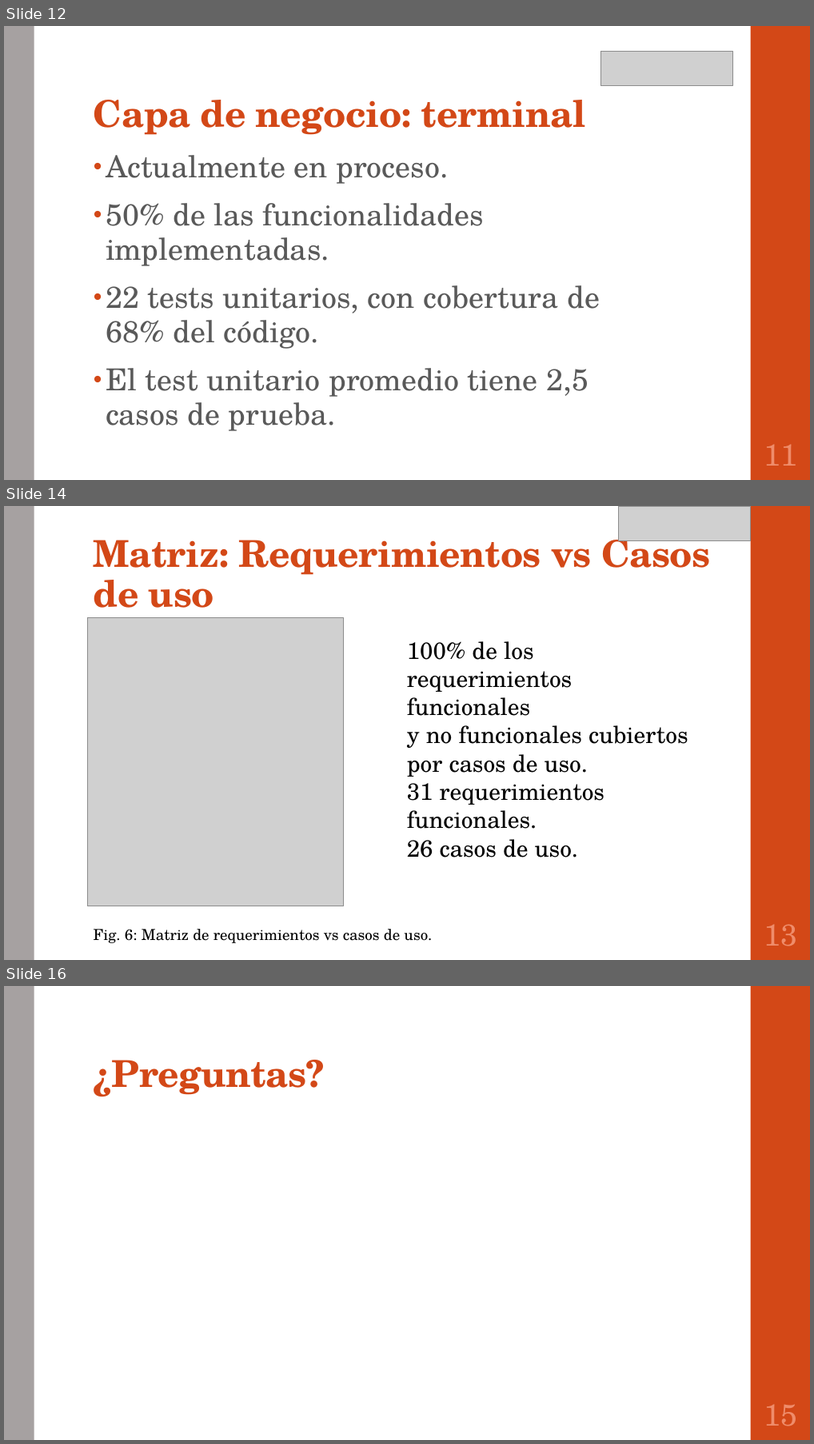
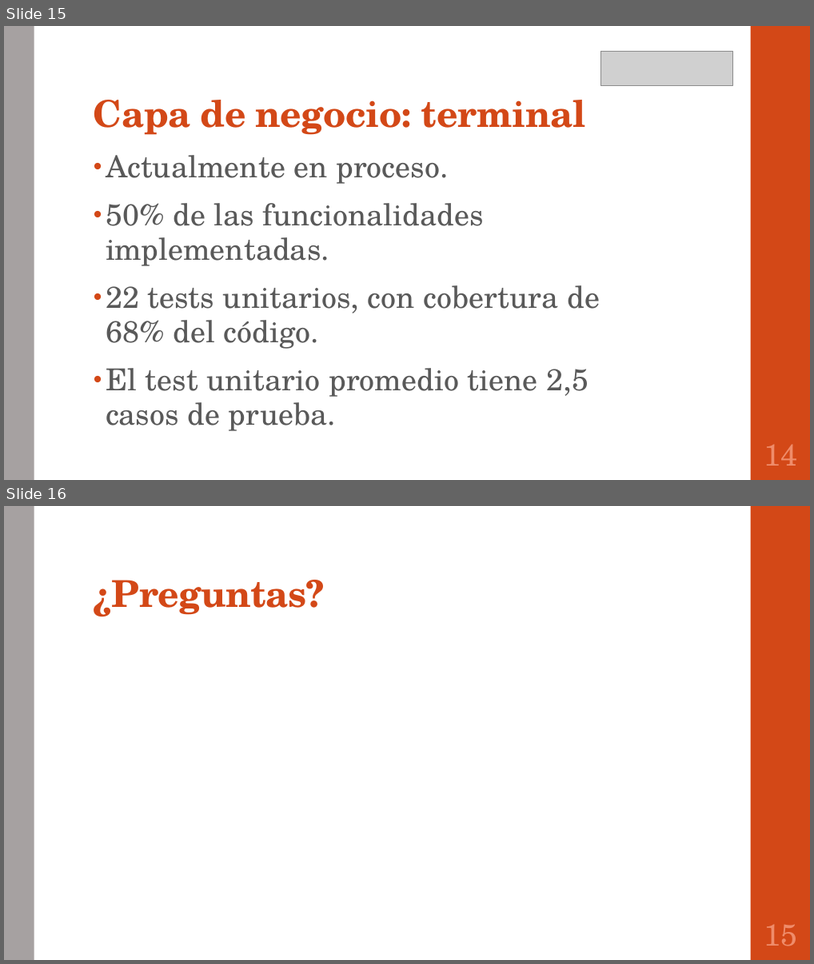
Before and after one commit to portafolio2016/hipocrates, a slide deck: presentación lunes 24 octubre 2016.pptx. Shown one above the other, each under a label of ours: slides 12, 14 and 16 before the commit, slides 15 and 16 after it; the slides between them are not shown. The pictures are 814x1444 and 814x964 pixels, drawn with LibreOffice and Linux fonts; fonts in the diff are those of the drawing; grey boxes stand for pictures. Boxes give left, top, right and bottom in pixels: in the first picture for what was removed or moved away, otherwise in the second. Text is boxed around its words. In the diff, an @@ line names an element or a change of style, - is before the commit and + after.

```diff
--- a/presentación lunes 24 octubre 2016.pptx
+++ b/presentación lunes 24 octubre 2016.pptx
@@ slide 14 removed at [4, 506, 810, 960], background #FFFFFF; not listed: 2 template elements that a slide beside it also shows @@
@@ title removed at [94, 529, 711, 619] @@
-Matriz: Requerimientos vs Casos de uso
@@ picture removed at [618, 506, 751, 540] @@
@@ picture removed at [87, 618, 343, 906] @@
@@ text removed at [407, 641, 689, 857] @@
-100% de los requerimientos funcionales
-y no funcionales cubiertos por casos de uso.
-31 requerimientos funcionales.
-26 casos de uso.
@@ text removed at [94, 928, 432, 943] @@
-Fig. 6: Matriz de requerimientos vs casos de uso.
@@ page number removed at [764, 924, 798, 946] @@
-13
@@ what was slide 12 is now slide 15 @@
@@ page number at [764, 444, 798, 465]: text changed @@
-11
+14
```
Also in this commit, not shown: 2 slides changed, 4 slides added, 3 other slides removed.
